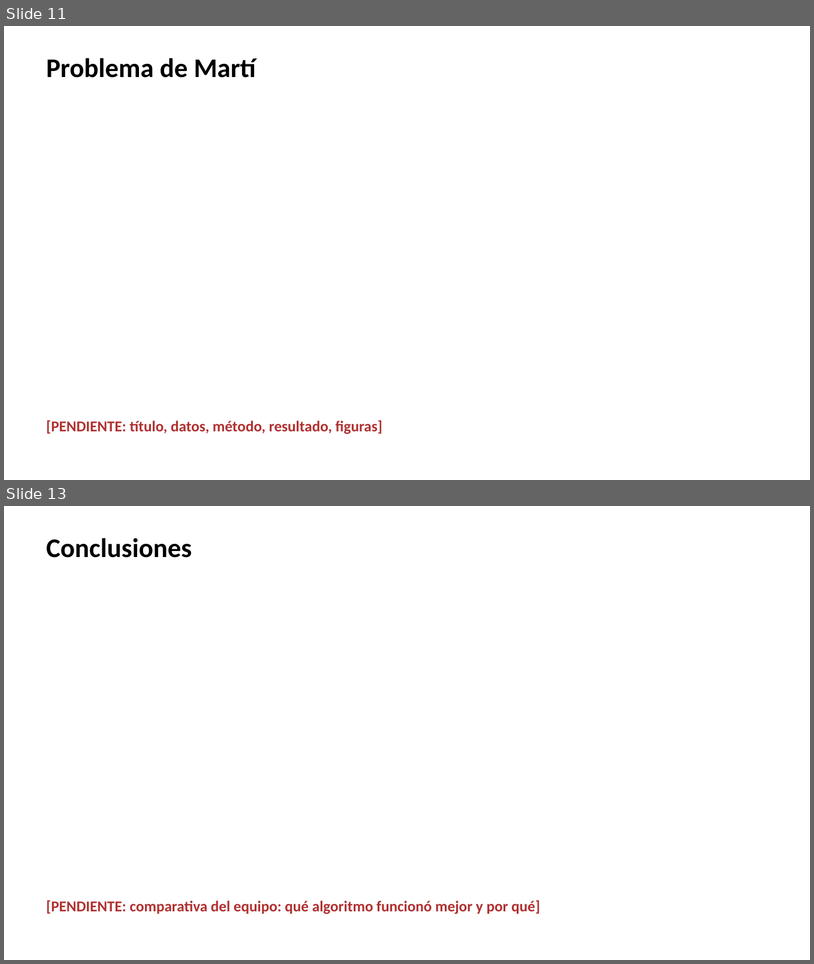
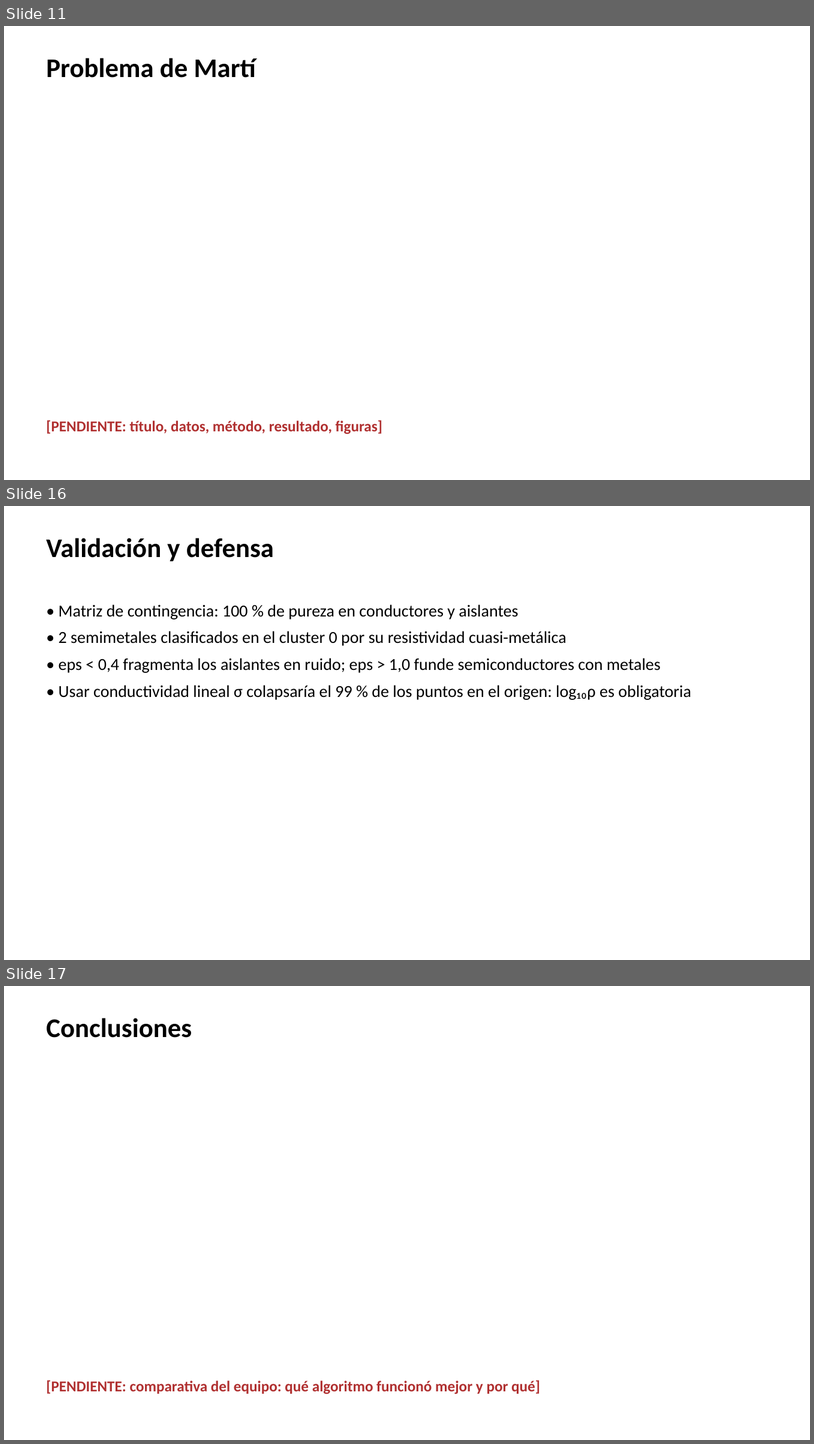
Before and after one commit to ArnauMontull/CPIA-Expo, a slide deck: presentacion/expo_cpia.pptx. Shown one above the other, each under a label of ours: slides 11 and 13 before the commit, slides 11, 16 and 17 after it; the slides between them are not shown. The pictures are 814x964 and 814x1444 pixels, drawn with LibreOffice and Linux fonts; fonts in the diff are those of the drawing. Boxes give left, top, right and bottom in pixels: in the first picture for what was removed or moved away, otherwise in the second. Text is boxed around its words. In the diff, an @@ line names an element or a change of style, - is before the commit and + after.

```diff
--- a/presentacion/expo_cpia.pptx
+++ b/presentacion/expo_cpia.pptx
@@ slide 16 added at [4, 506, 810, 960], background #FFFFFF @@
@@ text added at [46, 538, 274, 561], 32 pt, text #000000, bold @@
+Validación y defensa
@@ text added at [59, 604, 692, 700], 20 pt, text #000000 @@
+• Matriz de contingencia: 100 % de pureza en conductores y aislantes
+• 2 semimetales clasificados en el cluster 0 por su resistividad cuasi-metálica
+• eps < 0,4 fragmenta los aislantes en ruido; eps > 1,0 funde semiconductores con metales
+• Usar conductividad lineal σ colapsaría el 99 % de los puntos en el origen: log₁₀ρ es obligatoria
@@ what was slide 13 is now slide 17 @@
```
Also in this commit, not shown: 4 other slides added, 1 slide removed, 6 other files.
